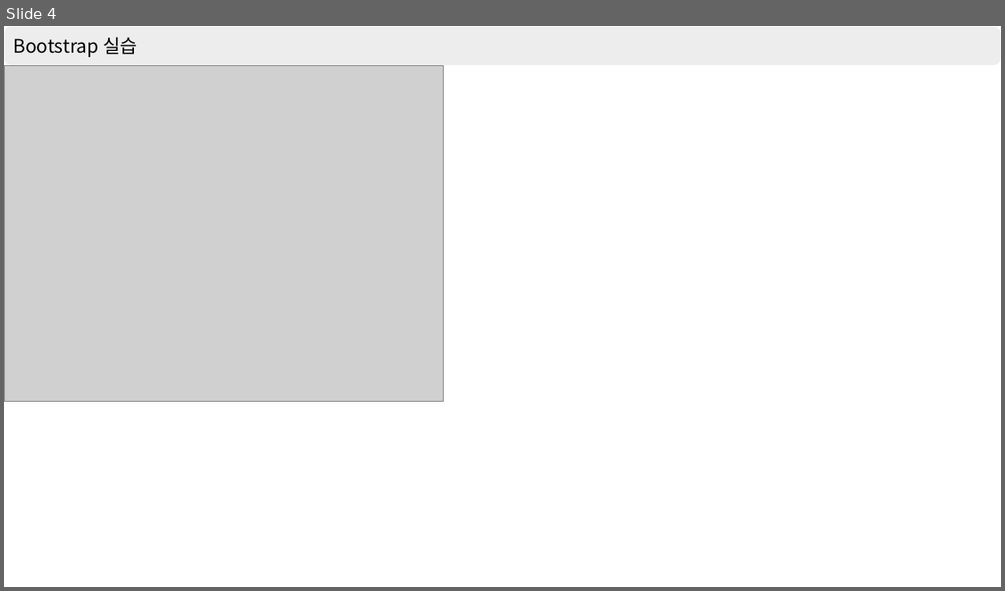
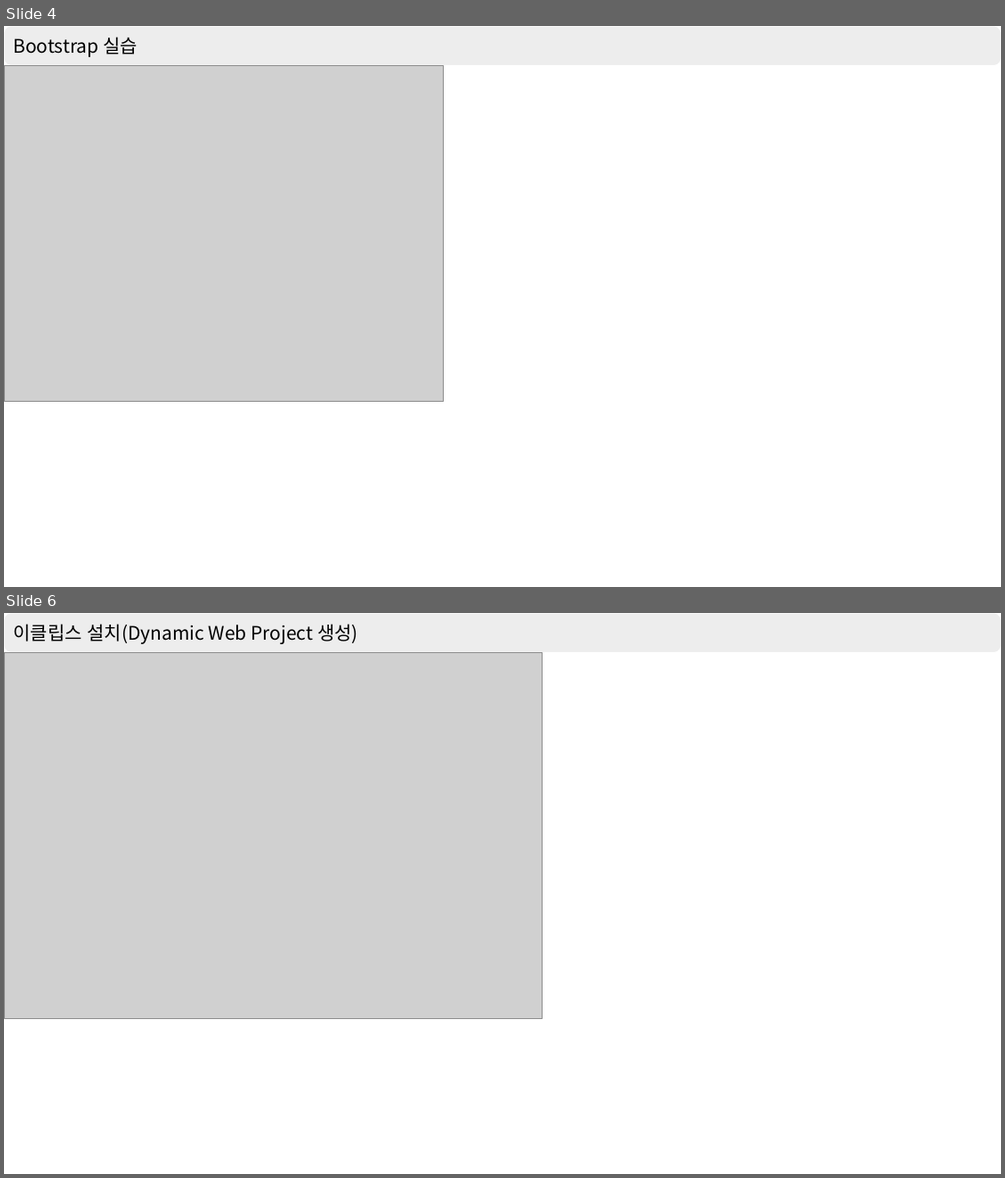
Before and after one commit to shchoichoko/web, a slide deck: bootstrap/강의 정리.pptx. Shown one above the other, each under a label of ours: slide 4 before the commit, slides 4 and 6 after it; the slides between them are not shown. The pictures are 1005x591 and 1005x1178 pixels, drawn with LibreOffice and Linux fonts; fonts in the diff are those of the drawing; grey boxes stand for pictures. Boxes give left, top, right and bottom in pixels: in the first picture for what was removed or moved away, otherwise in the second. Text is boxed around its words. In the diff, an @@ line names an element or a change of style, - is before the commit and + after.

```diff
--- a/bootstrap/강의 정리.pptx
+++ b/bootstrap/강의 정리.pptx
@@ slide 6 added at bbox=[4, 613, 1001, 1174], background #FFFFFF @@
@@ rounded rectangle added at bbox=[4, 613, 1001, 653], fill #EDEDED, outline #FFFFFF 1 pt, 18 pt, text #000000 @@
+이클립스 설치(Dynamic Web Project 생성)
@@ picture added at bbox=[4, 653, 542, 1018] @@
```
Also in this commit, not shown: 2 slides changed, 2 other slides added, 4 slides removed.
